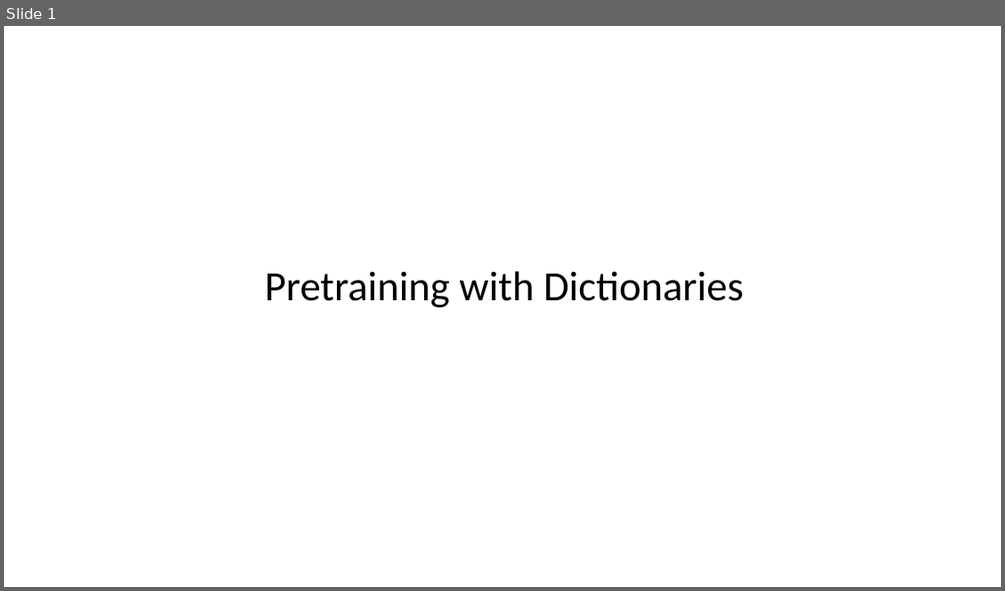
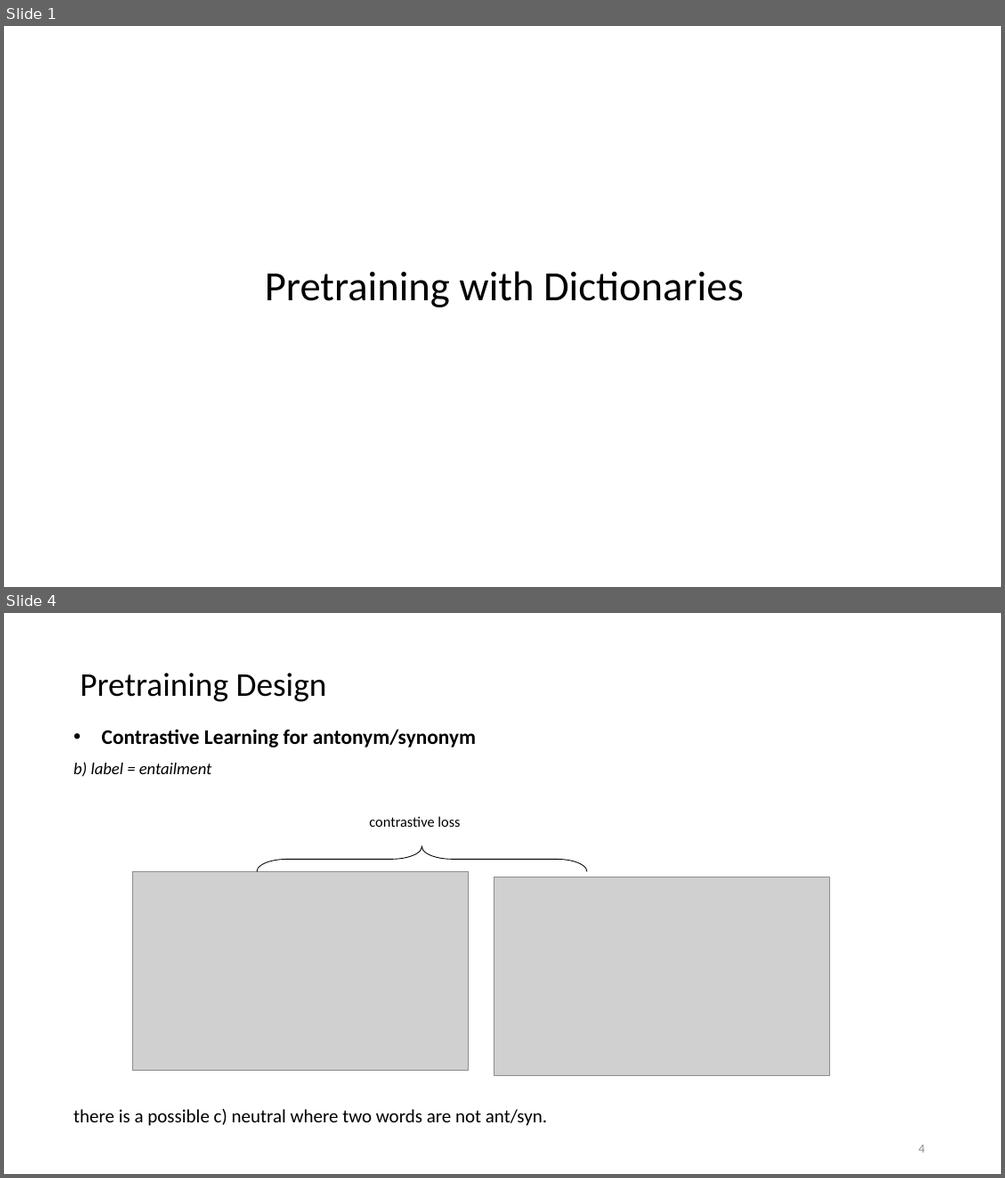
Before and after one commit to Drackyyy/Survey_slides, a slide deck: Pretraining with dictionaries.pptx. Shown one above the other, each under a label of ours: slide 1 before the commit, slides 1 and 4 after it; the slides between them are not shown. The pictures are 1005x591 and 1005x1178 pixels, drawn with LibreOffice and Linux fonts; fonts in the diff are those of the drawing; grey boxes stand for pictures. Boxes give left, top, right and bottom in pixels: in the first picture for what was removed or moved away, otherwise in the second. Text is boxed around its words. In the diff, an @@ line names an element or a change of style, - is before the commit and + after.

```diff
--- a/Pretraining with dictionaries.pptx
+++ b/Pretraining with dictionaries.pptx
@@ slide 4 added at (4,613,1001,1174), background #FFFFFF @@
@@ title added at (80,673,327,702), 32 pt, text #000000 @@
+Pretraining Design
@@ text added at (73,729,547,1126), 18 pt, text #000000 @@
+• Contrastive Learning for antonym/synonym
+b) label = entailment
+there is a possible c) neutral where two words are not ant/syn.
@@ text added at (369,816,460,827), 14 pt, text #000000 @@
+contrastive loss
@@ right brace added at (257,847,587,871), outline #000000 0.75 pt @@
@@ picture added at (133,872,469,1070) @@
@@ picture added at (494,877,830,1075) @@
@@ page number added at (918,1144,924,1152), 12 pt, text #8C8C8C @@
+4
```
Also in this commit, not shown: 3 slides changed, 2 other slides added, 2 slides removed.
